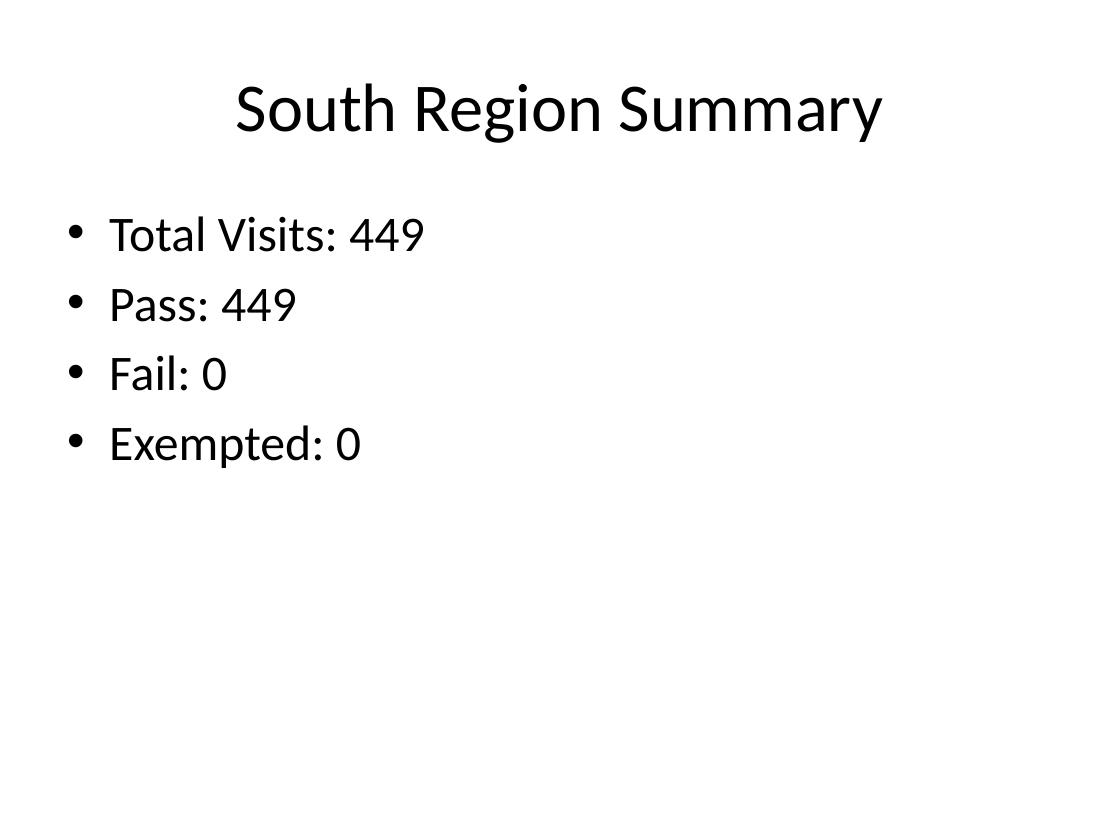
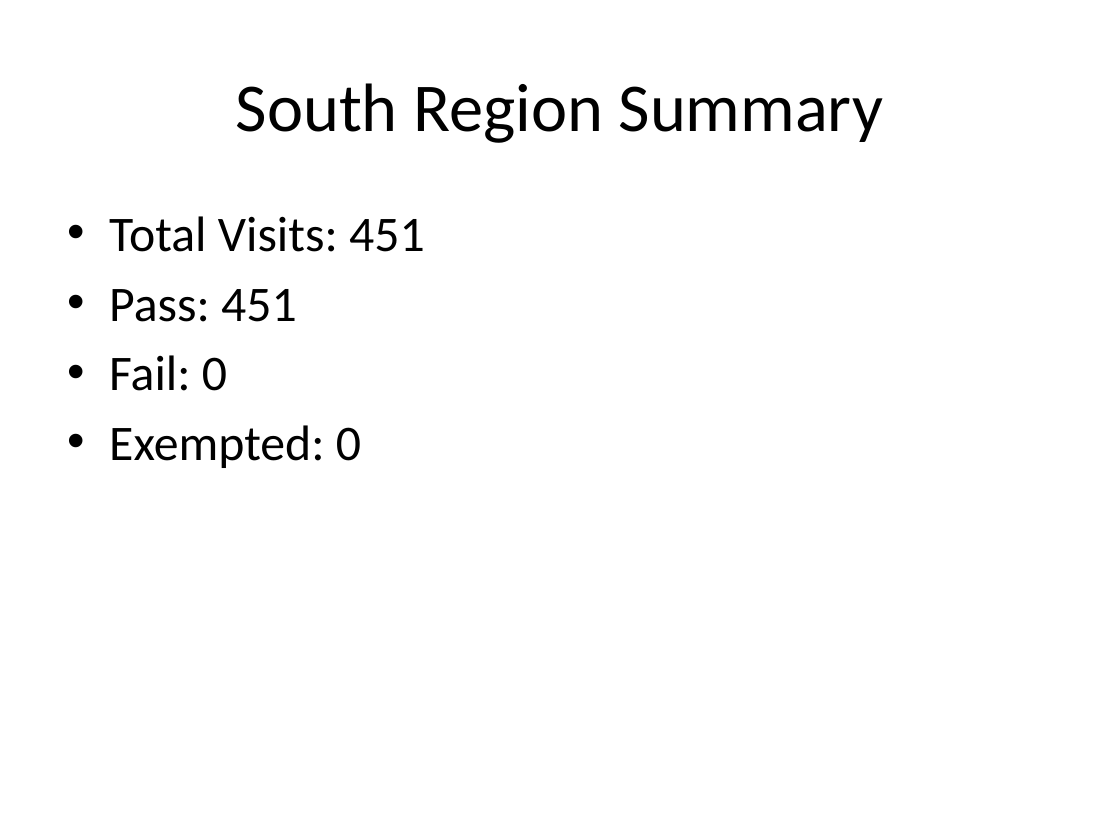
Before and after one commit to masood-bin-arif-nokia/em-audit-dashboard, a slide deck: slide 4 of data/Summary.pptx. Drawn at 1120x840 pixels with LibreOffice and Linux fonts; fonts in the diff are those of the drawing. Boxes give left, top, right and bottom in pixels: in the first picture for what was removed or moved away, otherwise in the second. Text is boxed around its words. In the diff, an @@ line names an element or a change of style, - is before the commit and + after.

```diff
--- a/data/Summary.pptx
+++ b/data/Summary.pptx
@@ text at <box>109,216,425,322</box>: text changed @@
-• Total Visits: 449
-• Pass: 449
+• Total Visits: 451
+• Pass: 451
```
Also in this commit, not shown: 1 other slide changed, 3 other files.
